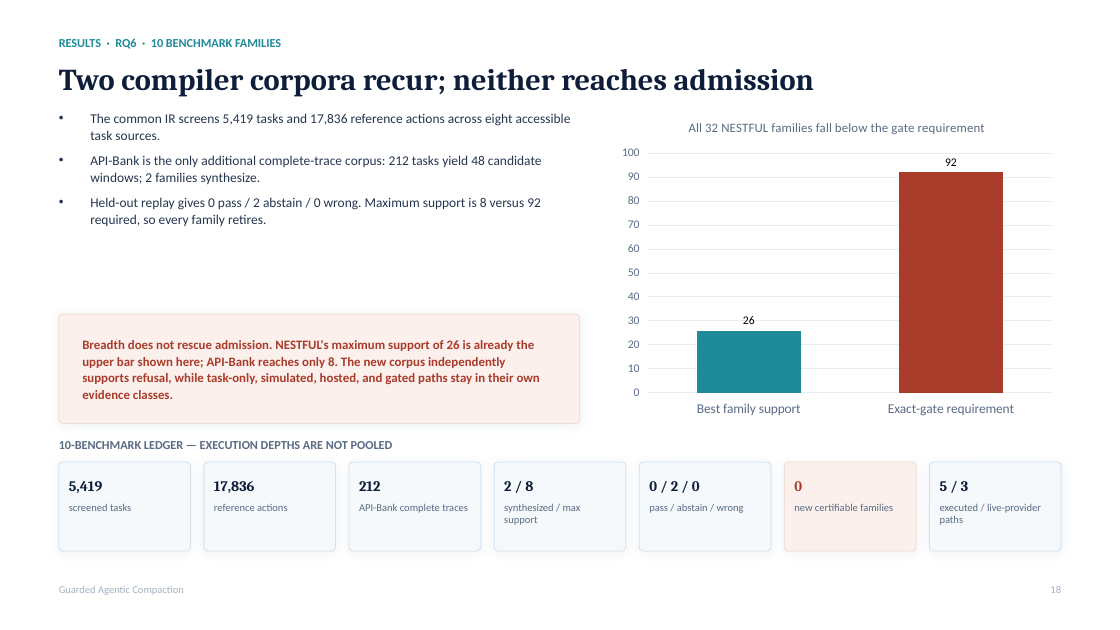
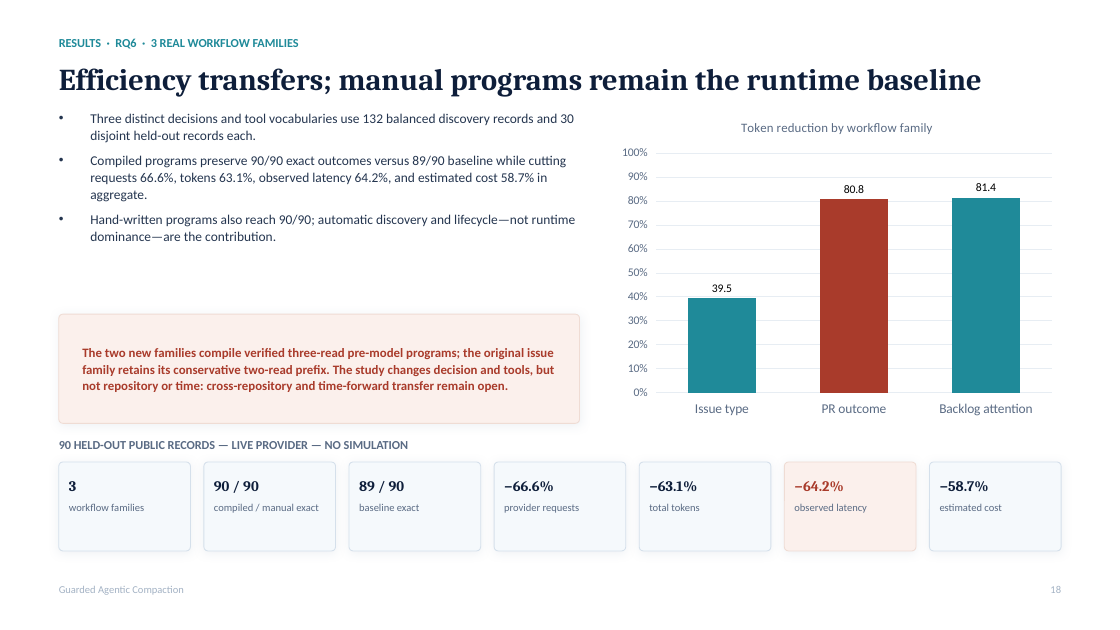
Before and after one commit to rrahimi-uci/guarded-agentic-compaction, a slide deck: slide 18 of paper/slides/compiling-recurrent-agent-workflows-into-guarded-programs.pptx. Drawn at 1120x630 pixels with LibreOffice and Linux fonts; fonts in the diff are those of the drawing. Boxes give left, top, right and bottom in pixels: in the first picture for what was removed or moved away, otherwise in the second. Text is boxed around its words. In the diff, an @@ line names an element or a change of style, - is before the commit and + after.

Commit message:
feat: add real workflow-family optimization study
Add live GitHub workflow-family experiments, guarded semantic contracts, reproducible evidence, refined paper and slide decks, supplementary benchmark audit, and updated site documentation.

```diff
--- a/paper/slides/compiling-recurrent-agent-workflows-into-guarded-programs.pptx
+++ b/paper/slides/compiling-recurrent-agent-workflows-into-guarded-programs.pptx
@@ text at (59,38,299,49): text changed @@
-RESULTS · RQ6 · 10 BENCHMARK FAMILIES
+RESULTS · RQ6 · 3 REAL WORKFLOW FAMILIES
@@ text at (59,68,982,97): text changed @@
-Two compiler corpora recur; neither reaches admission
+Efficiency transfers; manual programs remain the runtime baseline
@@ text at (90,113,576,241): text changed @@
-• The common IR screens 5,419 tasks and 17,836 reference actions across eight accessible task sources.
-• API-Bank is the only additional complete-trace corpus: 212 tasks yield 48 candidate windows; 2 families synthesize.
-• Held-out replay gives 0 pass / 2 abstain / 0 wrong. Maximum support is 8 versus 92 required, so every family retires.
+• Three distinct decisions and tool vocabularies use 132 balanced discovery records and 30 disjoint held-out records each.
+• Compiled programs preserve 90/90 exact outcomes versus 89/90 baseline while cutting requests 66.6%, tokens 63.1%, observed latency 64.2%, and estimated cost 58.7% in aggregate.
+• Hand-written programs also reach 90/90; automatic discovery and lifecycle—not runtime dominance—are the contribution.
@@ column chart at (613,106,1061,423) @@
@@ title "All 32 NESTFUL families fall below the gate requirement " to "Token reduction by workflow family " @@
-categories: Best family support, Exact-gate requirement
+categories: Issue type, PR outcome, Backlog attention
-Series 1: 26, 92
+Series 1: 39.5, 80.8, 81.4
@@ value axis changed @@
@@ text at (82,348,554,392): text changed @@
-Breadth does not rescue admission. NESTFUL's maximum support of 26 is already the upper bar shown here; API-Bank reaches only 8. The new corpus independently supports refusal, while task-only, simulated, hosted, and gated paths stay in their own evidence classes.
+The two new families compile verified three-read pre-model programs; the original issue family retains its conservative two-read prefix. The study changes decision and tools, but not repository or time: cross-repository and time-forward transfer remain open.
@@ text at (59,441,409,449): text changed @@
-10-BENCHMARK LEDGER — EXECUTION DEPTHS ARE NOT POOLED
+90 HELD-OUT PUBLIC RECORDS — LIVE PROVIDER — NO SIMULATION
@@ text at (69,481,76,491): text changed @@
-5,419
+3
@@ text at (69,504,144,511): text changed @@
-screened tasks
+workflow families
@@ text at (214,481,259,491): text changed @@
-17,836
+90 / 90
@@ text at (214,504,318,513): text changed @@
-reference actions
+compiled / manual exact
@@ text at (359,481,405,491): text changed @@
-212
+89 / 90
@@ text at (359,504,419,511): text changed @@
-API-Bank complete traces
+baseline exact
@@ text at (504,481,554,492): text changed @@
-2 / 8
+−66.6%
@@ text at (504,504,580,513): text changed @@
-synthesized / max support
+provider requests
@@ text at (649,481,697,491): text changed @@
-0 / 2 / 0
+−63.1%
@@ text at (649,504,699,511): text changed @@
-pass / abstain / wrong
+total tokens
@@ text at (794,481,843,492): text changed @@
-0
+−64.2%
@@ text at (794,503,867,513): text changed @@
-new certifiable families
+observed latency
@@ text at (940,481,989,492): text changed @@
-5 / 3
+−58.7%
@@ text at (940,504,1001,511): text changed @@
-executed / live-provider paths
+estimated cost
```
Also in this commit, not shown: 5 other slides changed, 53 other files.
